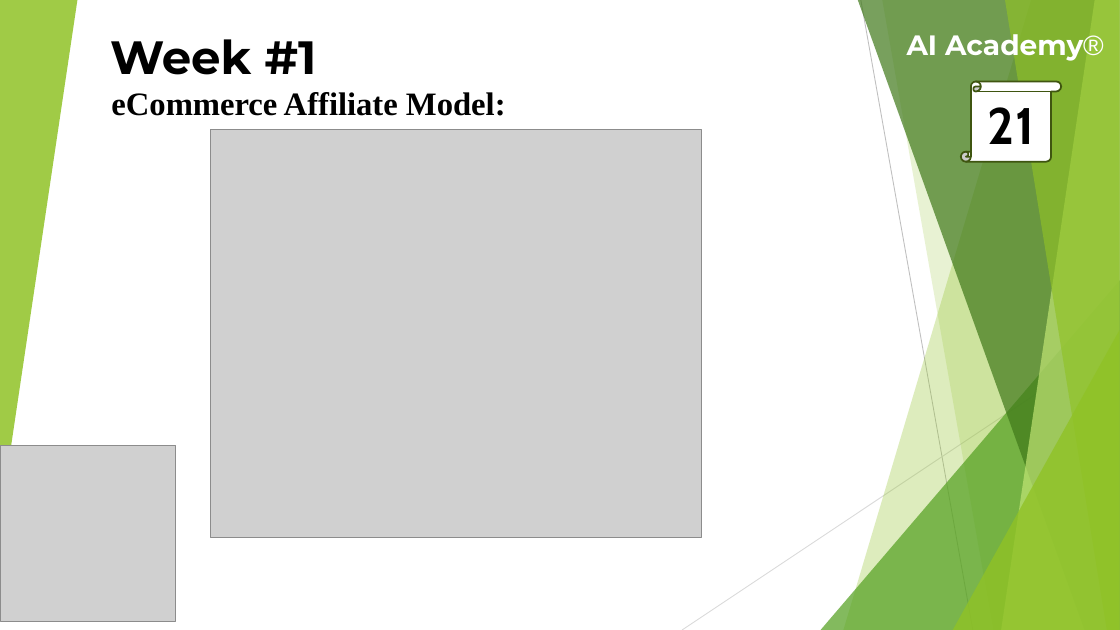
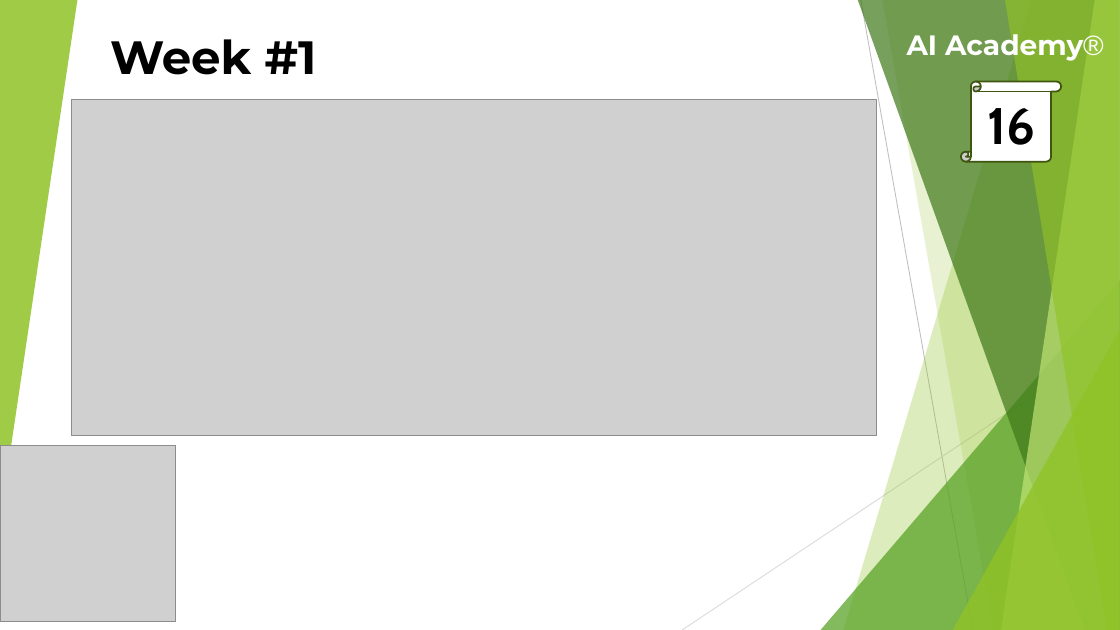
Before and after one commit to theaamirlatif/AI-Academy, a slide deck: slide 16 of eCommerce/Lectures/2nd Week Lecture.pptx (slide 21 before the commit). Drawn at 1120x630 pixels with LibreOffice and Linux fonts; fonts in the diff are those of the drawing; grey boxes stand for pictures. Boxes give left, top, right and bottom in pixels: in the first picture for what was removed or moved away, otherwise in the second. Text is boxed around its words. In the diff, an @@ line names an element or a change of style, - is before the commit and + after.

```diff
--- a/eCommerce/Lectures/2nd Week Lecture.pptx
+++ b/eCommerce/Lectures/2nd Week Lecture.pptx
@@ picture added at (71, 99, 876, 436) @@
@@ text removed at (111, 92, 506, 116) @@
-eCommerce Affiliate Model:
@@ text in vertical scroll at (987, 108, 1035, 145): text changed @@
-21
+16
@@ picture removed at (210, 129, 701, 538) @@
```
Also in this commit, not shown: 8 other slides changed, 7 slides removed, 1 other file.
